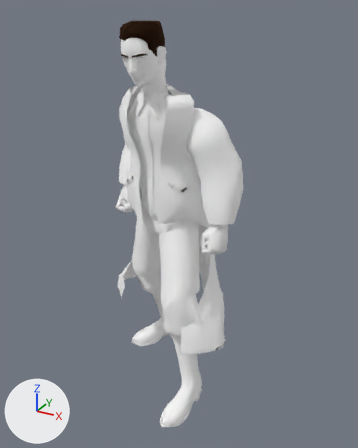
An edit to the glTF model public/experiments/out-west/3d/native-v2/equipment/outfit.midnight-coat.pair.glb, drawn before and after from the same camera.
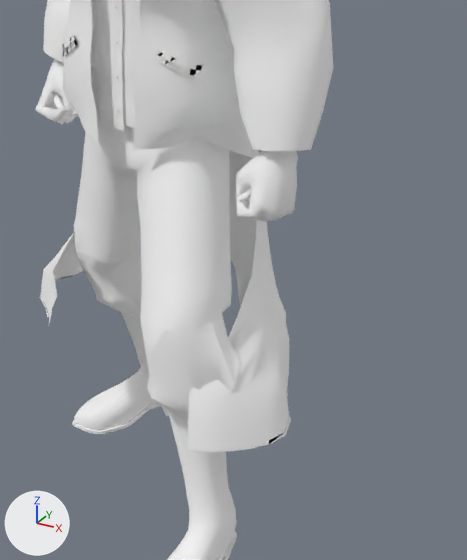
The first picture shows the older version from a 50 mm lens placed at (1.074, -1.765, 1.765), pointed at (0.064, 0.07, 0.847). The close-ups show the older and then the newer version on the part from 28% to 84% of the width and 36% to 89% of the height of that picture. Only the edits that show in the close-ups are written down. The axes (+X, +Y, +Z) are drawn at lower left. The lights are the same throughout. Where no turn or scale is listed for an object, it has been applied to the vertices. Vertices at exactly the same position are counted once.

Names of what the first close-up shows: 'native.skin-part.75.0', 'native.skin-part.75.1', 'native.skin-part.75.3'.
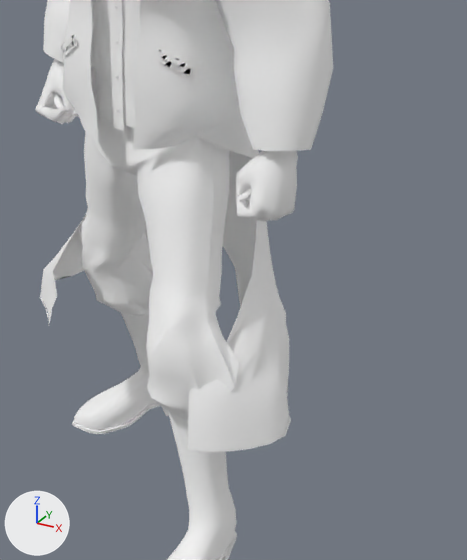
What differs and where, as boxes [x1, y1, x2, y2] in the close-ups (467 x 560 px):
part 1 of me_skin_part_3, cut back
    before: [74, 131, 241, 403]
    after: [81, 84, 239, 419]

Diff of the bpy script that builds the scene:
```diff
--- a/public/experiments/out-west/3d/native-v2/equipment/outfit.midnight-coat.pair.glb.py
+++ b/public/experiments/out-west/3d/native-v2/equipment/outfit.midnight-coat.pair.glb.py
@@ me_skin_part_3 @@
 # used by ob_native_skin_part_75_3; location = (0.0, 0.0, 0.003)
-me_skin_part_3.from_pydata(...)  # 2842 vertices, 4791 faces; spans x -0.337..0.375, y -0.197..0.396, z 0.152..1.466
+me_skin_part_3.from_pydata(...)  # 4536 vertices, 8127 faces; spans x -0.337..0.375, y -0.197..0.396, z 0.152..1.466
+# me_skin_part_3 part 1: 39 vertices moved from x -0.244..0.255, y -0.182..0.247, z 0.457..0.814 to x -0.233..0.255, y -0.16..0.273, z 0.383..0.864; 143 vertices removed from x -0.234..0.267, y -0.171..0.307, z 0.421..0.816; 1837 vertices added at x -0.241..0.269, y -0.18..0.317, z 0.204..0.987
 me_skin_part_3.materials.append(mat_dyeable)
```
